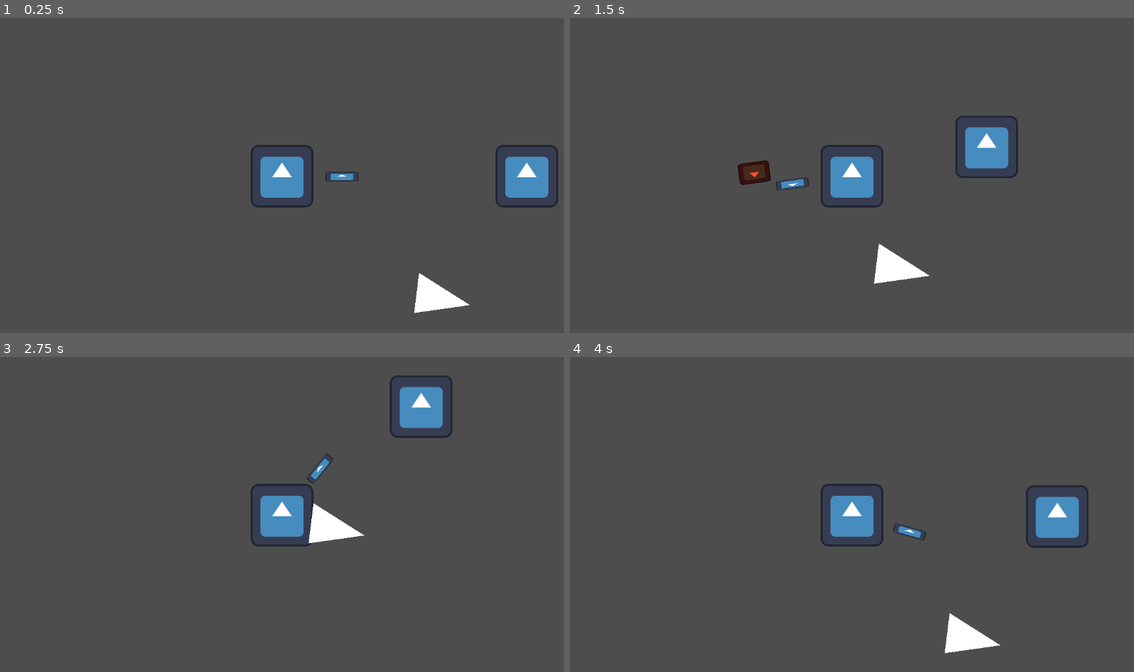
Above: before the commit, frames 1-4 (two rows, left to right).
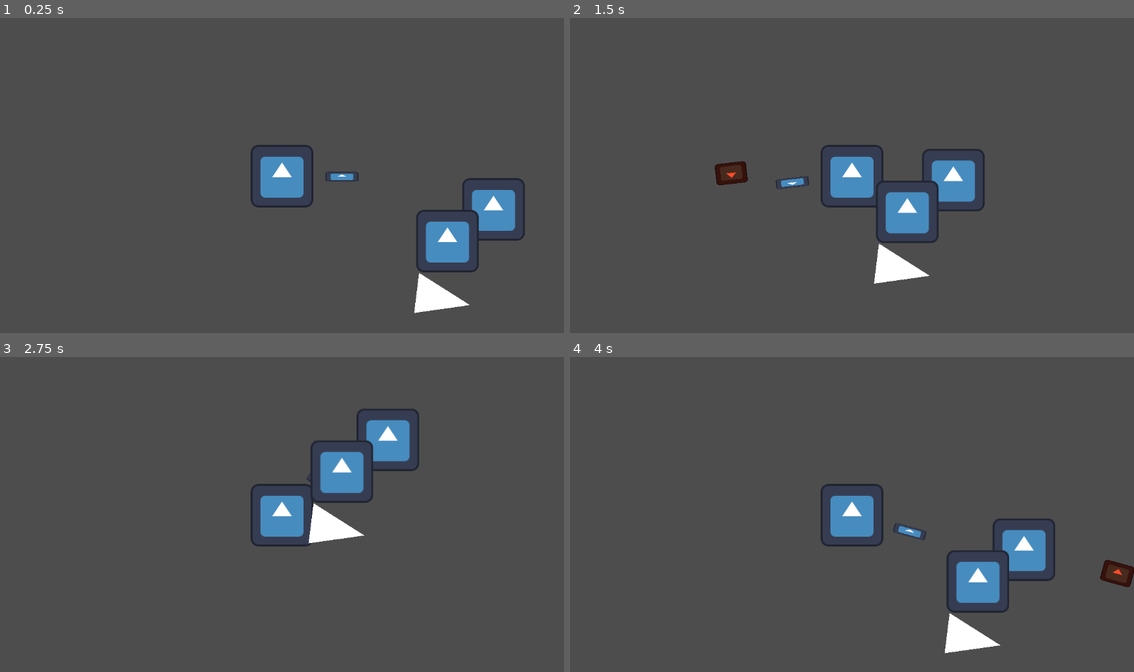
Above: after the commit, the same moments.

Repository: gbtsui/biofuel
Game: Godot game, scene res://testWorld.tscn
Same seed, same stepped clock (60 frames per second), same inputs: the game is played once before the commit and once after it. The engine's default icon, where the game draws it, is replaced by a stand-in: a white triangle on a blue panel in a dark square.
Inputs (mouse positions are in pixels of both pictures, inside the frame that each line leads up to):
- Up to frame 1 (0.25 s): no input
- Up to frame 2 (1.5 s): tap Enter at 0.5 s; move the mouse to (976, 159) at 0.52 s; hold D (right) 0.53-1.28 s; click (976, 159) at 0.6 s; move the mouse to (739, 191) at 1.27 s; hold S (down) from 1.28 s (still down); click (739, 191) at 1.35 s
- Up to frame 3 (2.75 s): move the mouse to (338, 445) at 2.02 s; release S (down) at 2.03 s; hold D (right) from 2.03 s (still down); click (338, 445) at 2.1 s
- Up to frame 4 (4 s): move the mouse to (823, 577) at 2.77 s; release D (right) at 2.78 s; hold W (up) 2.78-3.53 s; click (823, 577) at 2.85 s; move the mouse to (1021, 561) at 3.52 s; hold A (left) from 3.53 s (still down); click (1021, 561) at 3.6 s

The runs differ from the first frame. In frame 1, 3.5% of the frame differs, in the area x 73-99%, y 40-81%; in frame 2, 4.2%, in the area x 25-80%, y 31-72%; in frame 3, 3.6%; in frame 4, 4.0%.

Commit message:
test: added items system, enemies

Diff:
--- a/scenes/bullets/bullet.tscn
+++ b/scenes/bullets/bullet.tscn
@@ -15,7 +15,7 @@
 
 [node name="BulletArea" type="Area2D" parent="."]
 collision_layer = 4
-collision_mask = 2
+collision_mask = 10
 
 [node name="BulletAreaCollision" type="CollisionShape2D" parent="BulletArea"]
 scale = Vector2(3.84648, 3.84648)
--- a/scenes/bullets/fireBullet.tscn
+++ b/scenes/bullets/fireBullet.tscn
@@ -17,7 +17,9 @@
 texture = ExtResource("2_nqodb")
 
 [node name="BulletCollision" parent="." index="1"]
+scale = Vector2(3.04568, 1.95559)
 shape = SubResource("RectangleShape2D_iy622")
 
 [node name="BulletAreaCollision" parent="BulletArea" index="0"]
+scale = Vector2(3.41465, 2.55045)
 shape = SubResource("RectangleShape2D_v0k2b")
--- /dev/null
+++ b/scenes/enemies/enemy.tscn
@@ -0,0 +1,15 @@
+[gd_scene load_steps=2 format=3 uid="uid://0pa4tm4q12hc"]
+
+[ext_resource type="Script" path="res://scripts/enemy.gd" id="1_w1fc8"]
+
+[node name="Enemy" type="CharacterBody2D"]
+position = Vector2(500, 0)
+collision_layer = 2
+collision_mask = 3
+script = ExtResource("1_w1fc8")
+metadata/_edit_lock_ = true
+
+[node name="CollisionShape2D" type="CollisionShape2D" parent="."]
+scale = Vector2(5.66551, 5.66551)
+
+[node name="Sprite2D" type="Sprite2D" parent="."]
--- /dev/null
+++ b/scenes/items/item.tscn
@@ -0,0 +1,15 @@
+[gd_scene load_steps=3 format=3 uid="uid://dfhfi6iqprhku"]
+
+[ext_resource type="Script" path="res://scripts/item.gd" id="1_6yxxp"]
+
+[sub_resource type="CircleShape2D" id="CircleShape2D_o4hm0"]
+
+[node name="Item" type="CharacterBody2D"]
+collision_layer = 16
+collision_mask = 0
+script = ExtResource("1_6yxxp")
+
+[node name="ItemHitbox" type="CollisionShape2D" parent="."]
+shape = SubResource("CircleShape2D_o4hm0")
+
+[node name="ItemSprite" type="Sprite2D" parent="."]
--- /dev/null
+++ b/scenes/items/test_item.tscn
@@ -0,0 +1,10 @@
+[gd_scene load_steps=3 format=3 uid="uid://cujlilp2sxnmo"]
+
+[ext_resource type="PackedScene" uid="uid://dfhfi6iqprhku" path="res://scenes/items/item.tscn" id="1_sr6vc"]
+[ext_resource type="Texture2D" uid="uid://r4d6vww4n6u6" path="res://icon.svg" id="2_8h338"]
+
+[node name="Item" instance=ExtResource("1_sr6vc")]
+offset = 50.0
+
+[node name="ItemSprite" parent="." index="1"]
+texture = ExtResource("2_8h338")
--- /dev/null
+++ b/scenes/items/weapons/weapon.tscn
@@ -0,0 +1,7 @@
+[gd_scene load_steps=3 format=3 uid="uid://d1d74jlq0w8dc"]
+
+[ext_resource type="PackedScene" uid="uid://dfhfi6iqprhku" path="res://scenes/items/item.tscn" id="1_xuf1b"]
+[ext_resource type="Script" path="res://scripts/weapon.gd" id="2_medui"]
+
+[node name="Weapon" instance=ExtResource("1_xuf1b")]
+script = ExtResource("2_medui")
--- /dev/null
+++ b/scenes/player.tscn
@@ -0,0 +1,47 @@
+[gd_scene load_steps=7 format=3 uid="uid://b1f0yvqffglf3"]
+
+[ext_resource type="Script" path="res://scripts/player.gd" id="1_hyag5"]
+[ext_resource type="Texture2D" uid="uid://r4d6vww4n6u6" path="res://icon.svg" id="2_8ms7n"]
+[ext_resource type="Script" path="res://scripts/playerHand.gd" id="3_n3bfm"]
+[ext_resource type="Script" path="res://scripts/inventory.gd" id="4_be1j3"]
+
+[sub_resource type="CircleShape2D" id="CircleShape2D_cx4yf"]
+radius = 61.0
+
+[sub_resource type="CircleShape2D" id="CircleShape2D_ibuml"]
+radius = 151.083
+
+[node name="Player" type="CharacterBody2D"]
+collision_mask = 9
+script = ExtResource("1_hyag5")
+
+[node name="Sprite" type="Sprite2D" parent="."]
+texture = ExtResource("2_8ms7n")
+
+[node name="Collision" type="CollisionShape2D" parent="."]
+shape = SubResource("CircleShape2D_cx4yf")
+
+[node name="Camera" type="Camera2D" parent="."]
+
+[node name="Hand" type="Node2D" parent="."]
+script = ExtResource("3_n3bfm")
+
+[node name="Sprite2D" type="Sprite2D" parent="Hand"]
+position = Vector2(122.5, 1)
+scale = Vector2(0.523438, 0.15625)
+texture = ExtResource("2_8ms7n")
+
+[node name="Marker2D" type="Marker2D" parent="Hand"]
+position = Vector2(155, 0)
+
+[node name="Inventory" type="Node" parent="."]
+script = ExtResource("4_be1j3")
+
+[node name="ItemPickupHitbox" type="Area2D" parent="."]
+collision_mask = 16
+
+[node name="CollisionShape2D" type="CollisionShape2D" parent="ItemPickupHitbox"]
+shape = SubResource("CircleShape2D_ibuml")
+
+[connection signal="body_entered" from="ItemPickupHitbox" to="." method="_on_item_detected"]
+[connection signal="body_exited" from="ItemPickupHitbox" to="." method="_on_item_undetected"]
--- a/scripts/bullet.gd
+++ b/scripts/bullet.gd
@@ -1,12 +1,13 @@
 extends CharacterBody2D
 class_name Bullet
 
-@export var speed: float = 400.0
+@export var speed: float = 750.0
 @export var damage: int = 10
 
 @export var bullet_effect = BULLET_EFFECT.NORMAL
 @export var bullet_effect_duration: float = 0
 @export var bullet_effect_damage: float = 0
+
 
 enum BULLET_EFFECT {
 	NORMAL,
@@ -36,3 +37,5 @@
 		body.damage(damage)
 		body.set_effect(bullet_effect, bullet_effect_duration, bullet_effect_damage)
 		deleteBullet()
+	elif (body is StaticBody2D):
+		deleteBullet()
--- a/scripts/enemy.gd
+++ b/scripts/enemy.gd
@@ -2,6 +2,9 @@
 class_name Enemy
 
 @export var hp: int = 100
+@export var baseSpeed = 400
+@export var currentSpeed = 400
+
 @export var selfEffect := EFFECT.NORMAL
 @export var effect_damage: float = 0
 var effect_timer = 0
@@ -40,13 +43,16 @@
 
 # Called every frame. 'delta' is the elapsed time since the previous frame.
 func _process(delta: float) -> void:
-	if (selfEffect == EFFECT.FIRE && effect_timer < 0):
-		modulate = Color("e20000")
-		self.damage(effect_damage)
-		print("fire damage :( ", effect_duration_timer)
-
 	if effect_timer < 0:
 		effect_timer = 1
+		match selfEffect:
+			EFFECT.NORMAL:
+				pass
+			EFFECT.FIRE:
+				modulate = Color("e20000")
+				self.damage(effect_damage)
+			EFFECT.CORROSION:
+				self.damage(effect_damage)
 
 	if (effect_duration_timer < 0):
 		selfEffect = EFFECT.NORMAL
--- a/scripts/fireBullet.gd
+++ b/scripts/fireBullet.gd
@@ -5,5 +5,5 @@
 	bullet_effect_duration = 3.0
 	bullet_effect_damage = 5
 	damage = 20
-	speed = 400
+	speed = 800
 	setVelocity()
--- /dev/null
+++ b/scripts/inventory.gd
@@ -0,0 +1,26 @@
+extends Node
+
+@export var items: Array[Item] = []
+@export var active_item: Item
+@export var max_items: int = 9
+
+@onready var player = get_parent()
+
+func _ready() -> void:
+	print(player)
+
+func pickup_item(item: Item):
+	items.append(item)
+	if active_item:
+		active_item.change_mode(active_item.MODE.GROUND_ITEM)
+		active_item.reparent(get_tree().get_root())
+	active_item = item
+	#get_parent().add_child(item)
+	print(item)
+	item.reparent(player)
+	print(active_item)
+	active_item.mode = active_item.MODE.ACTIVE_ITEM
+	#print(player.get_child_count())
+	#player.add_child(active_item)
+	#print(player.get_child_count())
+	#item.queue_free()
--- /dev/null
+++ b/scripts/item.gd
@@ -0,0 +1,30 @@
+extends CharacterBody2D
+class_name Item
+
+var mode = MODE.GROUND_ITEM
+const rotatable = true
+@export var offset: float = 50
+
+@onready var item_sprite = $ItemSprite
+
+enum MODE {
+	GROUND_ITEM,
+	INVENTORY_ITEM,
+	ACTIVE_ITEM
+}
+
+# Called when the node enters the scene tree for the first time.
+func _ready() -> void:
+	rotation = 0
+
+func change_mode(newMode: MODE):
+	mode = newMode
+
+	if newMode == MODE.ACTIVE_ITEM:
+		item_sprite.offset = Vector2(0, offset)
+
+# Called every frame. 'delta' is the elapsed time since the previous frame.
+func _process(delta: float) -> void:
+	if (mode == MODE.ACTIVE_ITEM):
+		if rotatable:
+			look_at(get_global_mouse_position())
--- a/scripts/player.gd
+++ b/scripts/player.gd
@@ -1,14 +1,40 @@
 extends CharacterBody2D
 
 @export var SPEED : float = 300.0
+@onready var hand: Node2D = get_node("Hand")
+@onready var inventory: Node = get_node("Inventory")
 
-@onready var hand: Node2D = get_node("Hand")
+var detected_items: Array[Item]
+var closest_item: Item = null
 
 func get_input() -> void:
 	var input_direction = Input.get_vector("left", "right", "up", "down")
+	if Input.is_action_just_pressed("pickUp"):
+		inventory.pickup_item(closest_item)
 	velocity = input_direction * SPEED
 
 func _physics_process(delta: float) -> void:
 	get_input()
-	hand.look_at(get_global_mouse_position())
 	move_and_slide()
+	closest_item = get_closest_detected_item()
+	$Hand.look_at(get_global_mouse_position())
+	#print(get_child_count())
+
+func get_closest_detected_item() -> Item:
+	var closest_detected_item: Item
+	var closest_item_distance: float = INF
+	for item in detected_items:
+		var item_distance = (position - item.position).length_squared()
+		if item_distance < closest_item_distance:
+			closest_detected_item = item
+			closest_item_distance = item_distance
+	return closest_detected_item
+
+func _on_item_detected(body: Node2D) -> void:
+	if body is Item:
+		detected_items.append(body)
+
+
+func _on_item_undetected(body: Node2D) -> void:
+	var index = detected_items.find(body)
+	detected_items.remove_at(index)
--- a/scripts/playerHand.gd
+++ b/scripts/playerHand.gd
@@ -1,11 +1,12 @@
-extends Node
+extends Node2D
 
 @export var Bullet : PackedScene = preload("res://scenes/bullets/fireBullet.tscn")
 
 func shoot() -> void:
 	var bullet = Bullet.instantiate()
 	bullet.transform = $Marker2D.global_transform
-	owner.add_child(bullet)
+
+	get_tree().get_root().add_child(bullet)
 
 # Called when the node enters the scene tree for the first time.
 func _ready() -> void:
@@ -14,3 +15,4 @@
 func _process(delta) -> void:
 	if Input.is_action_just_pressed("mouseLeft"):
 		shoot()
+	#look_at(get_global_mouse_position())
--- /dev/null
+++ b/scripts/weapon.gd
@@ -0,0 +1,11 @@
+extends Item
+class_name Weapon
+
+# Called when the node enters the scene tree for the first time.
+func _ready() -> void:
+	pass # Replace with function body.
+
+
+# Called every frame. 'delta' is the elapsed time since the previous frame.
+func _process(delta: float) -> void:
+	pass
--- a/testWorld.tscn
+++ b/testWorld.tscn
@@ -1,42 +1,17 @@
-[gd_scene load_steps=8 format=3 uid="uid://dtls1fe8poqma"]
+[gd_scene load_steps=5 format=3 uid="uid://dtls1fe8poqma"]
 
-[ext_resource type="Script" path="res://scripts/player.gd" id="1_2671y"]
-[ext_resource type="Texture2D" uid="uid://r4d6vww4n6u6" path="res://icon.svg" id="2_tvvgq"]
-[ext_resource type="Script" path="res://scripts/playerHand.gd" id="3_sav02"]
-[ext_resource type="Script" path="res://scripts/enemy.gd" id="4_x14bw"]
-
-[sub_resource type="CircleShape2D" id="CircleShape2D_cx4yf"]
-radius = 61.0
+[ext_resource type="PackedScene" uid="uid://b1f0yvqffglf3" path="res://scenes/player.tscn" id="1_v2x1v"]
+[ext_resource type="PackedScene" uid="uid://0pa4tm4q12hc" path="res://scenes/enemies/enemy.tscn" id="2_3x8pi"]
+[ext_resource type="PackedScene" uid="uid://cujlilp2sxnmo" path="res://scenes/items/test_item.tscn" id="3_1p6j3"]
 
 [sub_resource type="RectangleShape2D" id="RectangleShape2D_0xeeq"]
 
-[sub_resource type="RectangleShape2D" id="RectangleShape2D_vh6o5"]
-
 [node name="Node2D" type="Node2D"]
 
-[node name="Player" type="CharacterBody2D" parent="."]
-script = ExtResource("1_2671y")
-
-[node name="Sprite" type="Sprite2D" parent="Player"]
-texture = ExtResource("2_tvvgq")
-
-[node name="Collision" type="CollisionShape2D" parent="Player"]
-shape = SubResource("CircleShape2D_cx4yf")
-
-[node name="Camera" type="Camera2D" parent="Player"]
-
-[node name="Hand" type="Node2D" parent="Player"]
-script = ExtResource("3_sav02")
-
-[node name="Sprite2D" type="Sprite2D" parent="Player/Hand"]
-position = Vector2(122.5, 1)
-scale = Vector2(0.523438, 0.15625)
-texture = ExtResource("2_tvvgq")
-
-[node name="Marker2D" type="Marker2D" parent="Player/Hand"]
-position = Vector2(155, 0)
+[node name="Player" parent="." instance=ExtResource("1_v2x1v")]
 
 [node name="StaticBody2D" type="StaticBody2D" parent="."]
+collision_layer = 8
 
 [node name="Polygon2D" type="Polygon2D" parent="StaticBody2D"]
 polygon = PackedVector2Array(280, 198, 384, 264, 270, 280)
@@ -46,21 +21,16 @@
 
 [node name="Obstacle" type="StaticBody2D" parent="."]
 position = Vector2(698, 220)
+collision_layer = 8
 
 [node name="CollisionShape2D" type="CollisionShape2D" parent="Obstacle"]
 scale = Vector2(4.23342, 4.23342)
 shape = SubResource("RectangleShape2D_0xeeq")
 
-[node name="Enemy" type="CharacterBody2D" parent="."]
-position = Vector2(500, 0)
-collision_layer = 2
-collision_mask = 3
-script = ExtResource("4_x14bw")
-metadata/_edit_lock_ = true
+[node name="Enemy" parent="." instance=ExtResource("2_3x8pi")]
 
-[node name="CollisionShape2D" type="CollisionShape2D" parent="Enemy"]
-scale = Vector2(5.66551, 5.66551)
-shape = SubResource("RectangleShape2D_vh6o5")
+[node name="Item" parent="." instance=ExtResource("3_1p6j3")]
+position = Vector2(432, 68)
 
-[node name="Sprite2D" type="Sprite2D" parent="Enemy"]
-texture = ExtResource("2_tvvgq")
+[node name="Item2" parent="." instance=ExtResource("3_1p6j3")]
+position = Vector2(338, 133)
